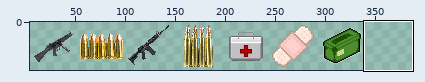
Sprite sheet: res/item_strip.png. The first picture is a wide view before the edit; the outline marks the close-up.
Close-up. First the earlier version:
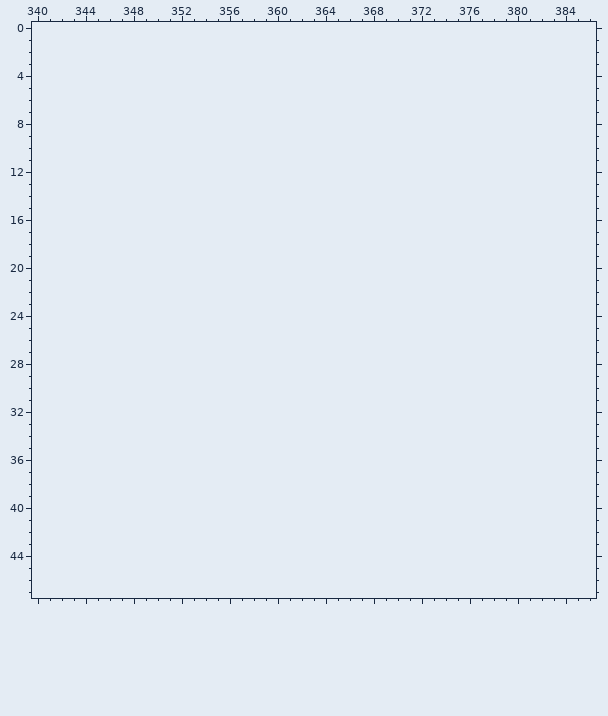
The file is 336x48 pixels. Pixels under 10% opacity are left out. Colours within 5 levels of each other are drawn and written as one. Shown: x 340..386, y 0..47. The old version is drawn lined up with the new one, on the new canvas. The wide view leaves out empty margins.
After:
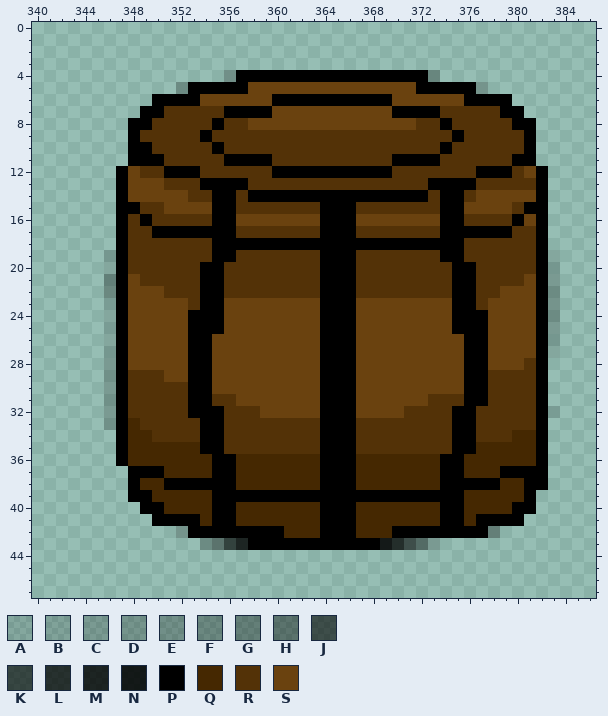
Palette (. is transparent): A #0000001f  B #00000026  C #00000030  D #00000038  E #0000003f  F #00000049  G #00000055  H #00000065  J #00000096  K #000000a1  L #000000bd  M #000000ce  N #000000dd  P #000000  Q #452801  R #533207  S #6a420f
Change:
canvas 336x48 -> 432x48, the old top-left corner now at 4,-1 (the part of the old canvas that was cut away was empty and is not shown)
@@ x 340..386 @@
  3 ...............................................
- 4 ...............................................
- 5 ...............................................
- 6 ...............................................
- 7 ...............................................
- 8 ...............................................
- 9 ...............................................
-10 ...............................................
-11 ...............................................
-12 ...............................................
-13 ...............................................
-14 ...............................................
-15 ...............................................
-16 ...............................................
-17 ...............................................
-18 ...............................................
-19 ...............................................
-20 ...............................................
-21 ...............................................
-22 ...............................................
-23 ...............................................
-24 ...............................................
-25 ...............................................
-26 ...............................................
-27 ...............................................
-28 ...............................................
-29 ...............................................
-30 ...............................................
-31 ...............................................
-32 ...............................................
-33 ...............................................
-34 ...............................................
-35 ...............................................
-36 ...............................................
-37 ...............................................
-38 ...............................................
-39 ...............................................
-40 ...............................................
-41 ...............................................
-42 ...............................................
-43 ...............................................
+ 4 ................EPPPPPPPPPPPPPPPPE.............
+ 5 ............DPPPPPSSSSSSSSSSSSSSPPPPPD.........
+ 6 ..........PPPPSSSSSSPPPPPPPPPPSSSSSSPPPP.......
+ 7 .........PPRRRRRPPPPSSSSSSSSSSPPPPRRRRRPP......
+ 8 ........PPRRRRRPRRSSSSSSSSSSSSSSRRPRRRRRPP.....
+ 9 ........PRRRRRPRRRRRRRRRRRRRRRRRRRRPRRRRRP.....
+10 ........PPRRRRRPRRRRRRRRRRRRRRRRRRPRRRRRRP.....
+11 ........PPPRRRRRPPPPRRRRRRRRRRPPPPRRRRRRPP.....
+12 .......PSRRPPPRRRRRRPPPPPPPPPPRRRRRRRPPPRSP....
+13 .......PSSSRRRPPPPRRRRRRRRRRRRRRRPPPPRRRRRP....
+14 .......PSSSSSRRPPRPPPPPPPPPPPPPPPRPPRSSSSSP....
+15 .......PPRRSSSSPPRRRRRRRPPPRRRRRRRPPSSSSRPP....
+16 .......PRPRRRRRPPSSSSSSSPPPSSSSSSSPPRRRRPSP....
+17 .......PRRPPPPPPPRRRRRRRPPPRRRRRRRPPPPPPRRP....
+18 .......PRRRRRRRPPPPPPPPPPPPPPPPPPPPPRRRRRRP....
+19 ......BPRRRRRRRPPRRRRRRRPPPRRRRRRRPPRRRRRRPA...
+20 ......APRRRRRRPPRRRRRRRRPPPRRRRRRRRPPRRRRRPB...
+21 ......FPSRRRRRPPRRRRRRRRPPPRRRRRRRRPPRRRRSPC...
+22 ......FPSSSRRRPPRRRRRRRRPPPRRRRRRRRPPRRSSSPD...
+23 ......APSSSSSRPPSSSSSSSSPPPSSSSSSSSPPRSSSSPD...
+24 ......APSSSSSPPPSSSSSSSSPPPSSSSSSSSPPPSSSSPD...
+25 ......APSSSSSPPPSSSSSSSSPPPSSSSSSSSPPPSSSSPC...
+26 ......APSSSSSPPSSSSSSSSSPPPSSSSSSSSSPPSSSSPB...
+27 ......BPSSSSSPPSSSSSSSSSPPPSSSSSSSSSPPSSSSPA...
+28 ......CPSSSSSPPSSSSSSSSSPPPSSSSSSSSSPPSSSRP....
+29 ......CPRRRSSPPSSSSSSSSSPPPSSSSSSSSSPPRRRRP....
+30 ......CPRRRRRPPSSSSSSSSSPPPSSSSSSSSSPPRRRRP....
+31 ......CPRRRRRPPRRSSSSSSSPPPSSSSSSRRRPPRRRRP....
+32 ......CPRRRRRPPPRRRSSSSSPPPSSSSRRRRPPRRRRRPA...
+33 ......CPQRRRRRPPRRRRRRRRPPPRRRRRRRRPPRRRRRP....
+34 .......PQQRRRRPPRRRRRRRRPPPRRRRRRRRPPRRRQQP....
+35 .......PQQQQQQPPRRRRRRRRPPPRRRRRRRRPPQQQQQP....
+36 .......PQQQQQQQPPQQQQQQQPPPQQQQQQQPPQQQQQQP....
+37 ........PPPQQQQPPQQQQQQQPPPQQQQQQQPPQQQPPPP....
+38 ........PQQPPPPPPQQQQQQQPPPQQQQQQQPPPPPQQPP....
+39 ........PPQQQQQPPPPPPPPPPPPPPPPPPPPPQQQQQP.....
+40 .........PPQQQQPPQQQQQQQPPPQQQQQQQPPQQQQPP.....
+41 ..........PPPPQPPQQQQQQQPPPQQQQQQQPPQPPPP......
+42 ............DPPPPPPPPQQQPPPQQQPPPPPPPPG........
+43 ..............DHKMPPPPPPPPPPPNLJHC.............
 44 ...............................................
